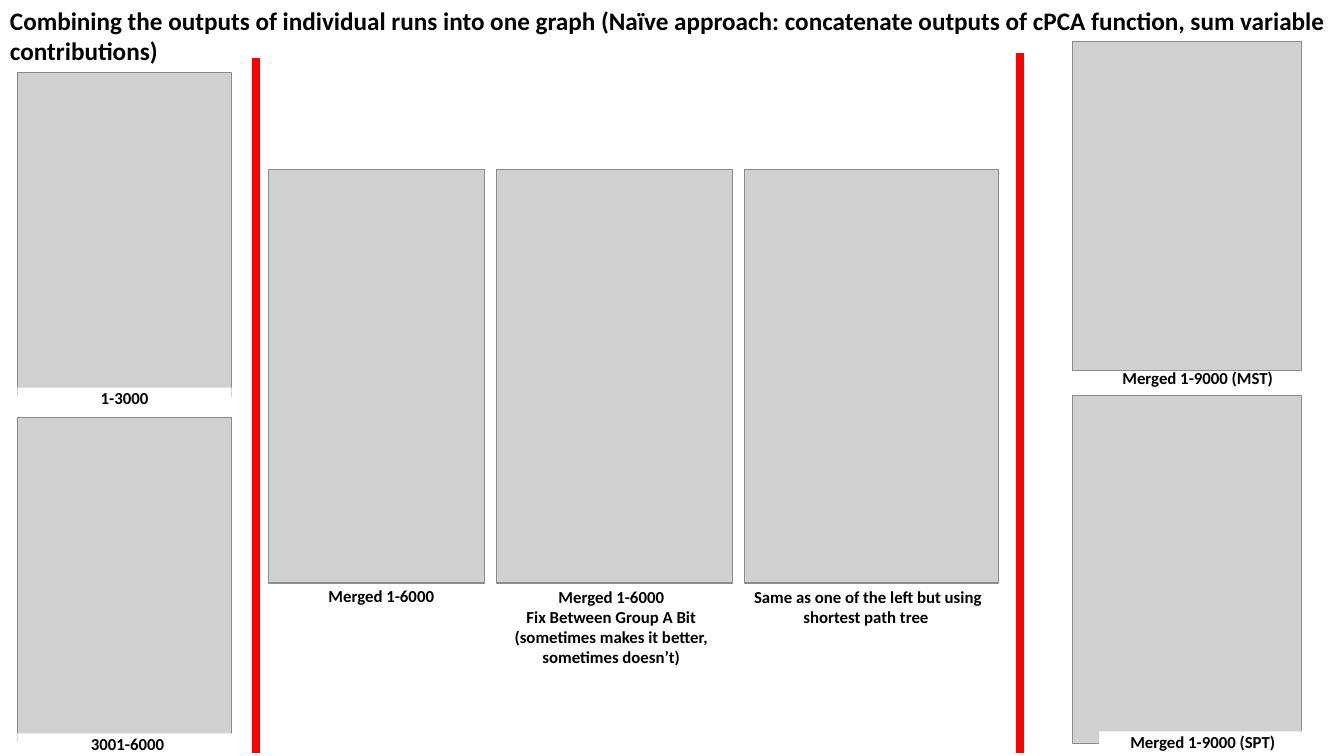
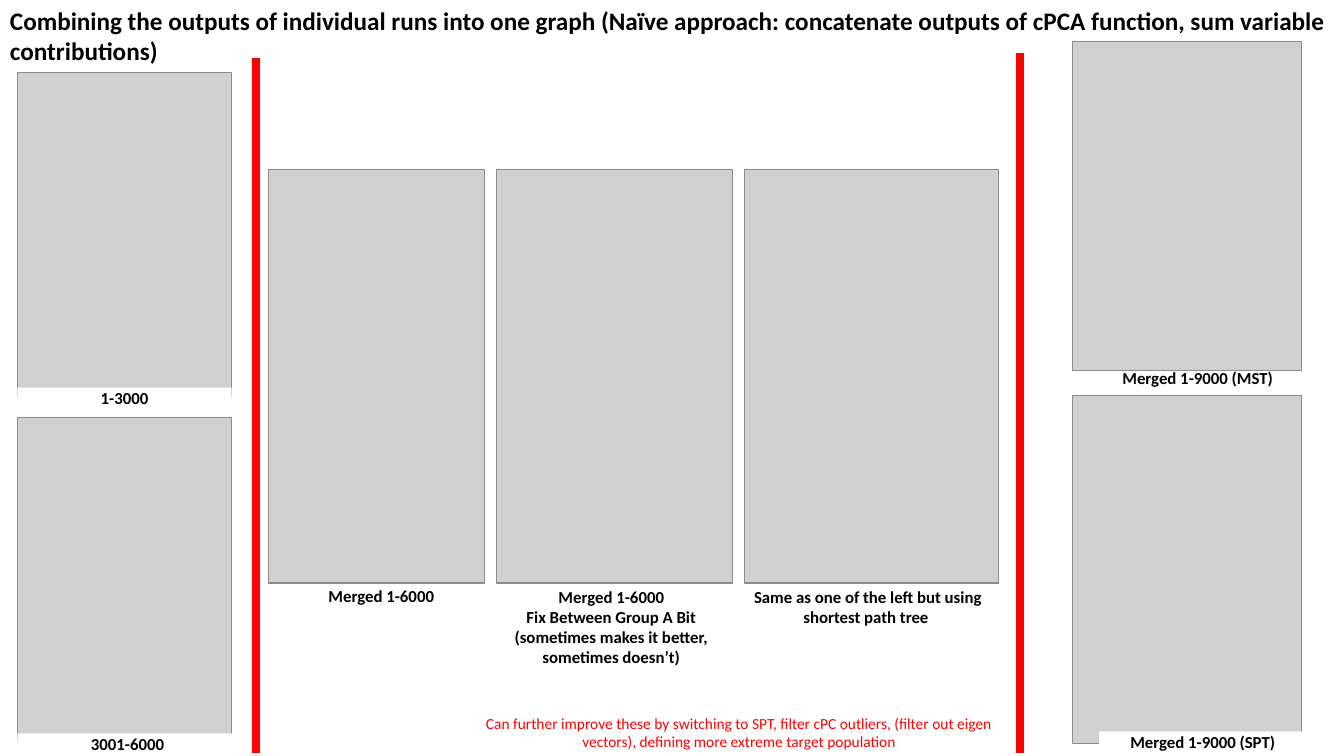
Before and after one commit to zhaohanxiong/OxfordCVM, a slide deck: slide 15 of job_results.pptx. Drawn at 1344x756 pixels with LibreOffice and Linux fonts; fonts in the diff are those of the drawing; grey boxes stand for pictures. Boxes give left, top, right and bottom in pixels: in the first picture for what was removed or moved away, otherwise in the second. Text is boxed around its words. In the diff, an @@ line names an element or a change of style, - is before the commit and + after.

Commit message:
add a little more info for ppt

```diff
--- a/job_results.pptx
+++ b/job_results.pptx
@@ text added at (486,718,991,750), 11 pt, text #FF0000 @@
+Can further improve these by switching to SPT, filter cPC outliers, (filter out eigen vectors), defining more extreme target population
```
